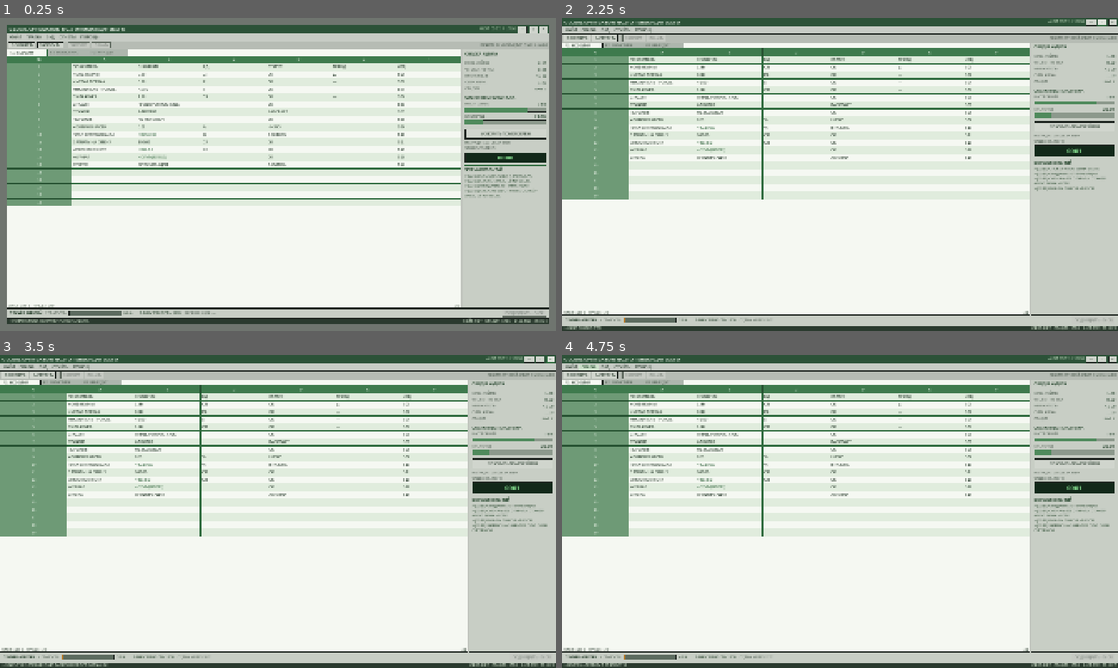
Above: before the commit, frames 1-4 (two rows, left to right).
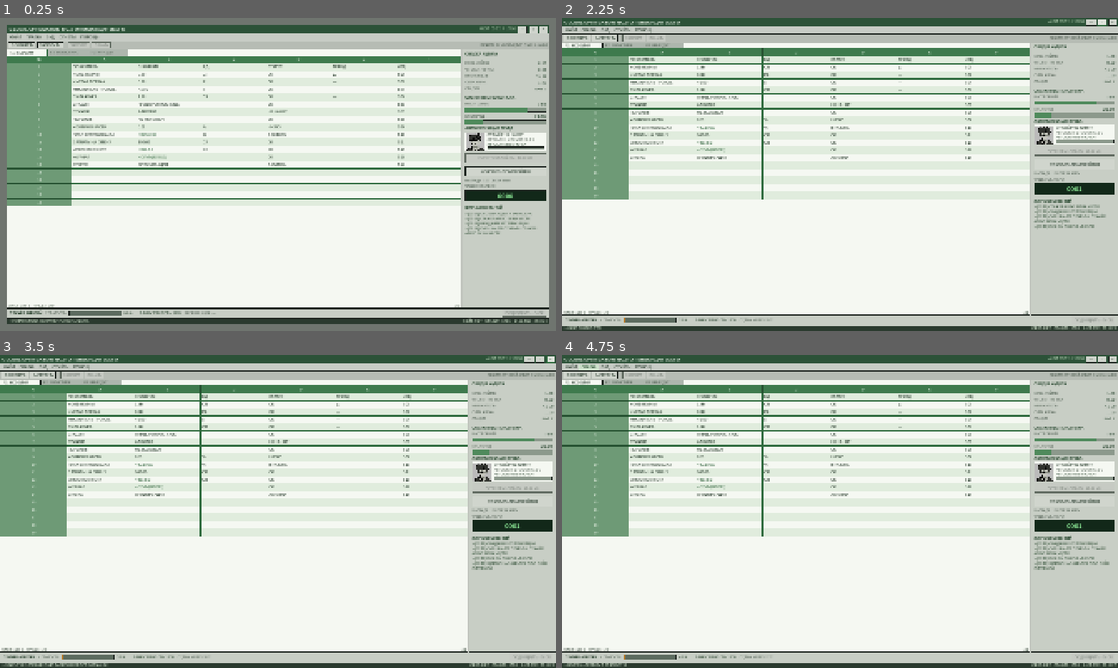
Above: after the commit, the same moments.

Repository: idlersgenii/Global-Optimization-Inc
Game: Godot game, scene res://scenes/MainDashboard.tscn
Two runs of this game, one before a commit and one after it. Both use one fixed random seed, a clock stepped at 60 frames per second and the inputs below.
Inputs:
- Up to frame 1 (0.25 s): no input
- Up to frame 2 (2.25 s): click "УСКОРИТЬ ПОМОЛ ЗЁРЕН" at 0.5 s; click "—" at 1.25 s; click "□" at 2 s
- Up to frame 3 (3.5 s): click "×" at 2.75 s
- Up to frame 4 (4.75 s): click "ФАЙЛ" at 3.5 s; click "ПРАВКА" at 4.25 s

The runs differ from the first frame. In frame 1, 2.6% of the frame differs, in the area x 48-99%, y 29-70%; in frame 2, 2.8%; in frame 3, 2.8%, in the area x 48-100%, y 27-69%; in frame 4, 2.8%.

Commit message:
Add intern autoclicker with scaling hire cost
InternManager autoload runs a 3s automation cycle for hired interns and asks GameState for grinds only through SignalBus. Hire cost scales 25 CR x 1.15^n, staff count persists in save v3, and MainDashboard shows the Alexey card with portrait, countdown and hire button.

Diff:
--- /dev/null
+++ b/autoload/InternManager.gd
@@ -0,0 +1,84 @@
+extends Node
+## Automation cycle for hired interns.
+##
+## The manager owns only timing and staff count. It learns about hires from
+## SignalBus.intern_hire_state_changed and asks for automatic grinds through
+## SignalBus.intern_auto_grind_requested. It never references GameState, so all
+## economy mutations remain inside GameState and its persistence.
+##
+## Every hired intern performs one automatic grind per interval. The timer
+## starts when the first intern is hired and stops when the staff is empty.
+
+## Seconds between automatic grind cycles. Upgrades may shorten this later.
+const INTERN_AUTO_CLICK_INTERVAL_SEC: float = 3.0
+## How often the countdown is pushed to the UI, in seconds.
+const UI_TICK_SEC: float = 0.2
+
+var _interns_hired: int = 0
+var _click_timer: Timer
+var _ui_timer: Timer
+
+
+func _ready() -> void:
+	_click_timer = Timer.new()
+	_click_timer.name = "InternClickTimer"
+	_click_timer.wait_time = INTERN_AUTO_CLICK_INTERVAL_SEC
+	_click_timer.one_shot = false
+	_click_timer.timeout.connect(_on_click_timer_timeout)
+	add_child(_click_timer)
+
+	_ui_timer = Timer.new()
+	_ui_timer.name = "InternUiTimer"
+	_ui_timer.wait_time = UI_TICK_SEC
+	_ui_timer.autostart = true
+	_ui_timer.timeout.connect(_emit_automation_tick)
+	add_child(_ui_timer)
+
+	SignalBus.intern_hire_state_changed.connect(_on_intern_hire_state_changed)
+	SignalBus.game_loaded.connect(_on_game_loaded)
+	SignalBus.game_reset.connect(_on_game_reset)
+
+
+## Starts or stops the automation cycle when the staff size changes. Restarting
+## the timer here also gives the player a full interval after every hire and
+## after loading a save.
+func _on_intern_hire_state_changed(interns_hired: int, _hire_cost: float) -> void:
+	_interns_hired = maxi(interns_hired, 0)
+	if _interns_hired > 0:
+		_click_timer.start()
+	else:
+		_click_timer.stop()
+	_emit_automation_tick()
+
+
+func _on_click_timer_timeout() -> void:
+	if _interns_hired <= 0:
+		_click_timer.stop()
+		return
+
+	SignalBus.intern_auto_grind_requested.emit(
+		SignalBus.INTERN_ALEXEY_ID,
+		_interns_hired
+	)
+	_emit_automation_tick()
+
+
+func _emit_automation_tick() -> void:
+	var seconds_left := 0.0
+	if _interns_hired > 0 and not _click_timer.is_stopped():
+		seconds_left = _click_timer.time_left
+	SignalBus.intern_automation_tick.emit(
+		_interns_hired,
+		seconds_left,
+		INTERN_AUTO_CLICK_INTERVAL_SEC
+	)
+
+
+func _on_game_loaded(_slot: StringName) -> void:
+	_emit_automation_tick()
+
+
+func _on_game_reset() -> void:
+	_interns_hired = 0
+	_click_timer.stop()
+	_emit_automation_tick()
--- a/autoload/game_state.gd
+++ b/autoload/game_state.gd
@@ -9,7 +9,7 @@
 ## decides whether to call `load_game()` when `has_save()` is true.
 
 const SAVE_PATH: String = "user://savegame.json"
-const SAVE_VERSION: int = 2
+const SAVE_VERSION: int = 3
 const DEFAULT_SAVE_SLOT: StringName = &"default"
 
 const FATIGUE_MAX: float = 100.0
@@ -41,6 +41,10 @@
 ## after the player lets Alexey rest for this long.
 const CHEER_OVERUSE_WINDOW_SEC: float = 20.0
 const EXHAUSTED_EFFICIENCY: float = 0.5
+## First hired intern (autoclicker). Every hire costs
+## INTERN_BASE_COST * INTERN_COST_GROWTH^n, where n is the current staff size.
+const INTERN_BASE_COST: float = 25.0
+const INTERN_COST_GROWTH: float = 1.15
 
 ## Fiat credits, called "coffee coins" in the game.
 var coffee_coins: float = 0.0
@@ -56,6 +60,9 @@
 ## One of the values in SignalBus.GameScale.
 var current_stage: int = SignalBus.GameScale.CAFE
 
+## Number of hired interns automating manual grinds.
+var interns_hired: int = 0
+
 ## Intern Alexey: fatigue fills after clicks; at 100 % his efficiency halves.
 var intern_fatigue: float = 0.0
 var intern_efficiency: float = 1.0
@@ -65,7 +72,7 @@
 
 ## One-second ticks left in the post-click fatigue window.
 var _fatigue_window_ticks: int = 0
-## Engine time (msec) of the last manual grind click.
+## Engine time (msec) of the last grind click, manual or automated.
 var _last_activity_msec: int = 0
 ## Cached total-recovery state, used to emit edge-triggered changes.
 var _natural_recovery_active: bool = false
@@ -79,6 +86,7 @@
 
 func _ready() -> void:
 	_last_activity_msec = Time.get_ticks_msec()
+	SignalBus.intern_auto_grind_requested.connect(_on_intern_auto_grind_requested)
 
 
 # --- Coffee coins ----------------------------------------------------------
@@ -140,6 +148,48 @@
 	_emit_coffee_changed()
 	return reward
 
+# --- Intern hiring and automation ------------------------------------------
+
+## Current price for the next intern: base cost scaled exponentially by the
+## number of interns already on staff. Rounded to cents for UI consistency.
+func get_intern_hire_cost() -> float:
+	var raw_cost := INTERN_BASE_COST * pow(INTERN_COST_GROWTH, interns_hired)
+	return roundf(raw_cost * 100.0) / 100.0
+
+
+## True when the player can afford the next intern.
+func can_hire_intern() -> bool:
+	return coffee_coins >= get_intern_hire_cost()
+
+
+## Adds one intern to the staff. Hiring itself is the only thing the UI calls
+## directly; the automation cycle is owned by the InternManager autoload.
+func hire_intern() -> bool:
+	if not can_hire_intern():
+		return false
+
+	var cost := get_intern_hire_cost()
+	if not spend_coffee(cost):
+		return false
+
+	interns_hired += 1
+	SignalBus.intern_hire_state_changed.emit(interns_hired, get_intern_hire_cost())
+	SignalBus.employee_hired.emit(SignalBus.INTERN_ALEXEY_ID)
+	return true
+
+
+## InternManager only requests grinds through SignalBus; the actual economy
+## mutation stays in GameState so every balance change still has one owner.
+func _on_intern_auto_grind_requested(employee_id: StringName, count: int) -> void:
+	if employee_id != SignalBus.INTERN_ALEXEY_ID or count <= 0:
+		return
+
+	var total_reward := 0.0
+	for _index in range(count):
+		total_reward += grind_coffee()
+	if total_reward > 0.0:
+		SignalBus.intern_auto_grind_performed.emit(total_reward)
+
 # --- Intern fatigue --------------------------------------------------------
 
 ## Per-frame passive recovery. The base portion only runs after
@@ -162,8 +212,8 @@
 	_sync_efficiency_with_fatigue()
 
 
-## Called on every manual grind click. Activity only pauses the base passive
-## recovery; the temporary cheer buff keeps working through manual labor.
+## Called on every grind click, manual or automated. Activity only pauses the
+## base passive recovery; the temporary cheer buff keeps working through labor.
 func register_activity() -> void:
 	_last_activity_msec = Time.get_ticks_msec()
 
@@ -484,6 +534,7 @@
 		"intern_efficiency": intern_efficiency,
 		"cheer_buff_stacks": _cheer_buff_stacks,
 		"cheer_buff_remaining_sec": get_cheer_buff_remaining(),
+		"interns_hired": interns_hired,
 		"current_stage": current_stage,
 	}
 
@@ -535,6 +586,7 @@
 	_cheer_ready_at_msec = 0
 	_cheer_overuse_steps = 0
 	_cheer_overuse_until_msec = 0
+	interns_hired = maxi(int(data.get("interns_hired", 0)), 0)
 	current_stage = clampi(
 		int(data.get("current_stage", SignalBus.GameScale.CAFE)),
 		SignalBus.GameScale.CAFE,
@@ -563,6 +615,7 @@
 	_cheer_ready_at_msec = 0
 	_cheer_overuse_steps = 0
 	_cheer_overuse_until_msec = 0
+	interns_hired = 0
 	current_stage = SignalBus.GameScale.CAFE
 
 	_emit_all_changes()
@@ -584,4 +637,5 @@
 		_last_recovery_rate,
 		_natural_recovery_active
 	)
+	SignalBus.intern_hire_state_changed.emit(interns_hired, get_intern_hire_cost())
 	SignalBus.scale_changed.emit(current_stage)
--- a/autoload/signal_bus.gd
+++ b/autoload/signal_bus.gd
@@ -22,6 +22,10 @@
 	WARNING = 1,
 	CRITICAL = 2,
 }
+
+# --- Shared identifiers ----------------------------------------------------
+
+const INTERN_ALEXEY_ID: StringName = &"intern_alexey"
 
 # --- Currency and economy --------------------------------------------------
 
@@ -49,6 +53,11 @@
 signal employee_hired(employee_id: StringName)
 signal employee_fired(employee_id: StringName)
 signal employee_state_changed(employee_id: StringName, state: StringName)
+signal intern_hire_state_changed(interns_hired: int, hire_cost: float)
+## Emitted by InternManager; GameState turns it into real grinds.
+signal intern_auto_grind_requested(employee_id: StringName, count: int)
+signal intern_auto_grind_performed(reward: float)
+signal intern_automation_tick(interns_hired: int, seconds_left: float, interval: float)
 
 # --- Upgrades --------------------------------------------------------------
 
--- a/project.godot
+++ b/project.godot
@@ -20,6 +20,7 @@
 MCPRuntimeServer="*res://addons/godot_mcp_toolkit/runtime/mcp_runtime_server.gd"
 SignalBus="*res://autoload/signal_bus.gd"
 GameState="*res://autoload/game_state.gd"
+InternManager="*res://autoload/InternManager.gd"
 
 [display]
 
--- a/scenes/MainDashboard.tscn
+++ b/scenes/MainDashboard.tscn
@@ -3,6 +3,7 @@
 [ext_resource type="Script" uid="uid://cwohs1f05l3w2" path="res://scripts/main_dashboard.gd" id="1_script"]
 [ext_resource type="Theme" path="res://assets/themes/spreadsheet_theme.tres" id="2_theme"]
 [ext_resource type="PackedScene" path="res://scenes/FatigueComponent.tscn" id="3_fatigue"]
+[ext_resource type="Texture2D" path="res://alexei.png" id="4_alexei"]
 
 [node name="MainDashboard" type="Control" unique_id=1658704504]
 layout_mode = 3
@@ -427,6 +428,66 @@
 value = 21.0
 show_percentage = false
 
+[node name="InternHeader" type="Label" parent="WindowMargin/WindowFrame/WindowLayout/Body/SidePanel/SideLayout"]
+layout_mode = 2
+theme_type_variation = &"SideHeaderLabel"
+text = "АВТОМАТИЗАЦИЯ ТРУДА"
+
+[node name="InternCard" type="PanelContainer" parent="WindowMargin/WindowFrame/WindowLayout/Body/SidePanel/SideLayout"]
+layout_mode = 2
+theme_type_variation = &"CellPanel"
+
+[node name="InternCardLayout" type="HBoxContainer" parent="WindowMargin/WindowFrame/WindowLayout/Body/SidePanel/SideLayout/InternCard"]
+layout_mode = 2
+theme_override_constants/separation = 8
+
+[node name="InternPortrait" type="TextureRect" parent="WindowMargin/WindowFrame/WindowLayout/Body/SidePanel/SideLayout/InternCard/InternCardLayout"]
+unique_name_in_owner = true
+custom_minimum_size = Vector2(64, 64)
+layout_mode = 2
+texture_filter = 1
+texture = ExtResource("4_alexei")
+expand_mode = 1
+stretch_mode = 5
+
+[node name="InternInfo" type="VBoxContainer" parent="WindowMargin/WindowFrame/WindowLayout/Body/SidePanel/SideLayout/InternCard/InternCardLayout"]
+layout_mode = 2
+size_flags_horizontal = 3
+theme_override_constants/separation = 2
+
+[node name="InternStateLabel" type="Label" parent="WindowMargin/WindowFrame/WindowLayout/Body/SidePanel/SideLayout/InternCard/InternCardLayout/InternInfo"]
+unique_name_in_owner = true
+layout_mode = 2
+theme_type_variation = &"CellLabel"
+text = "СТАЖЁР НЕ НАНЯТ"
+
+[node name="InternRateLabel" type="Label" parent="WindowMargin/WindowFrame/WindowLayout/Body/SidePanel/SideLayout/InternCard/InternCardLayout/InternInfo"]
+unique_name_in_owner = true
+layout_mode = 2
+theme_type_variation = &"MutedLabel"
+text = "АВТОКЛИК: ВЫКЛЮЧЕН"
+
+[node name="InternCountdownLabel" type="Label" parent="WindowMargin/WindowFrame/WindowLayout/Body/SidePanel/SideLayout/InternCard/InternCardLayout/InternInfo"]
+unique_name_in_owner = true
+layout_mode = 2
+theme_type_variation = &"FatigueLabel"
+text = "АВТОКЛИК: ВЫКЛЮЧЕН"
+
+[node name="InternProgress" type="ProgressBar" parent="WindowMargin/WindowFrame/WindowLayout/Body/SidePanel/SideLayout/InternCard/InternCardLayout/InternInfo"]
+unique_name_in_owner = true
+custom_minimum_size = Vector2(0, 10)
+layout_mode = 2
+max_value = 3.0
+show_percentage = false
+
+[node name="HireInternButton" type="Button" parent="WindowMargin/WindowFrame/WindowLayout/Body/SidePanel/SideLayout"]
+unique_name_in_owner = true
+custom_minimum_size = Vector2(0, 30)
+layout_mode = 2
+tooltip_text = "Нанять стажёра Алексея для автоматического помола"
+focus_mode = 0
+text = "НАНЯТЬ СТАЖЁРА · 25.00 CR"
+
 [node name="SideSeparator3" type="HSeparator" parent="WindowMargin/WindowFrame/WindowLayout/Body/SidePanel/SideLayout" unique_id=1193008239]
 layout_mode = 2
 
--- a/scripts/main_dashboard.gd
+++ b/scripts/main_dashboard.gd
@@ -51,6 +51,11 @@
 @onready var _morale_percent: Label = %MoralePercent
 @onready var _oxygen_bar: ProgressBar = %OxygenBar
 @onready var _oxygen_percent: Label = %OxygenPercent
+@onready var _intern_state_label: Label = %InternStateLabel
+@onready var _intern_rate_label: Label = %InternRateLabel
+@onready var _intern_countdown_label: Label = %InternCountdownLabel
+@onready var _intern_progress: ProgressBar = %InternProgress
+@onready var _hire_intern_button: Button = %HireInternButton
 @onready var _grind_hint: Label = %GrindHint
 @onready var _grind_button: Button = %GrindButton
 @onready var _cups_value: Label = %CupsValue
@@ -105,6 +110,10 @@
 	SignalBus.intern_exhausted.connect(_on_intern_exhausted)
 	SignalBus.intern_cheered.connect(_on_intern_cheered)
 	SignalBus.natural_recovery_changed.connect(_on_natural_recovery_changed)
+	SignalBus.intern_hire_state_changed.connect(_on_intern_hire_state_changed)
+	SignalBus.intern_automation_tick.connect(_on_intern_automation_tick)
+	SignalBus.intern_auto_grind_performed.connect(_on_intern_auto_grind_performed)
+	SignalBus.employee_hired.connect(_on_employee_hired)
 	SignalBus.scale_changed.connect(_on_stage_changed)
 	SignalBus.game_saved.connect(_on_game_saved)
 	SignalBus.game_loaded.connect(_on_game_loaded)
@@ -115,6 +124,7 @@
 	%SaveButton.pressed.connect(_on_save_pressed)
 	%LoadButton.pressed.connect(_on_load_pressed)
 	_grind_button.pressed.connect(_on_grind_pressed)
+	_hire_intern_button.pressed.connect(_on_hire_intern_pressed)
 	%MinimizeButton.pressed.connect(_on_minimize_pressed)
 	%MaximizeButton.pressed.connect(_on_maximize_pressed)
 	%CloseButton.pressed.connect(_on_close_pressed)
@@ -286,6 +296,8 @@
 	_oxygen_bar.value = 21.0
 	_oxygen_percent.text = "21.0%"
 
+	_refresh_intern_hire_state()
+
 
 func _on_balance_changed(_new_amount: float) -> void:
 	_refresh_all()
@@ -326,6 +338,86 @@
 	_recovery_was_active = active
 
 
+func _refresh_intern_hire_state() -> void:
+	var interns := GameState.interns_hired
+	var cost := GameState.get_intern_hire_cost()
+	var interval := String.num(InternManager.INTERN_AUTO_CLICK_INTERVAL_SEC, 1)
+	var growth_percent := int(roundf((GameState.INTERN_COST_GROWTH - 1.0) * 100.0))
+
+	_intern_state_label.text = (
+		"СТАЖЁР НЕ НАНЯТ" if interns == 0 else "В ШТАТЕ: %d" % interns
+	)
+	if interns <= 1:
+		_intern_rate_label.text = "АВТОКЛИК: 1 ПОМОЛ / %s С" % interval
+	else:
+		_intern_rate_label.text = "АВТОКЛИК: ×%d / %s С" % [interns, interval]
+
+	if interns == 0:
+		_hire_intern_button.text = "НАНЯТЬ СТАЖЁРА · %s CR" % _format_number(cost)
+	else:
+		_hire_intern_button.text = "НАНЯТЬ ЕЩЁ · %s CR" % _format_number(cost)
+	_hire_intern_button.disabled = not GameState.can_hire_intern()
+
+	var tooltip := (
+		"%s: +1 автопомол каждые %s с. Цена: %s CR "
+		+ "(растёт на %d%% с каждым стажёром)."
+	) % [
+		"Нанять стажёра Алексея" if interns == 0 else "Нанять ещё одного стажёра",
+		interval,
+		_format_number(cost),
+		growth_percent,
+	]
+	if not GameState.can_hire_intern():
+		tooltip += " Не хватает кофе-коинов."
+	_hire_intern_button.tooltip_text = tooltip
+
+	_update_cell(Vector2i(3, 7), "НЕ НАНЯТ" if interns == 0 else "АВТОКЛИК ×%d" % interns)
+
+	if interns == 0:
+		_intern_countdown_label.text = "АВТОКЛИК ВЫКЛЮЧЕН"
+		_intern_progress.max_value = InternManager.INTERN_AUTO_CLICK_INTERVAL_SEC
+		_intern_progress.value = 0.0
+
+
+func _on_intern_hire_state_changed(_interns_hired: int, _hire_cost: float) -> void:
+	_refresh_intern_hire_state()
+
+
+func _on_intern_automation_tick(
+	interns_hired: int, seconds_left: float, interval: float
+) -> void:
+	if interns_hired <= 0:
+		_intern_countdown_label.text = "АВТОКЛИК ВЫКЛЮЧЕН"
+		_intern_progress.max_value = maxf(interval, 0.001)
+		_intern_progress.value = 0.0
+		return
+
+	_intern_countdown_label.text = (
+		"СЛЕДУЮЩИЙ ПОМОЛ: %s С" % String.num(seconds_left, 1)
+	)
+	_intern_progress.max_value = maxf(interval, 0.001)
+	_intern_progress.value = seconds_left
+
+
+func _on_intern_auto_grind_performed(_reward: float) -> void:
+	_flash_coffee_cell()
+
+
+func _on_employee_hired(employee_id: StringName) -> void:
+	if employee_id != SignalBus.INTERN_ALEXEY_ID:
+		return
+
+	var count := GameState.interns_hired
+	var interval := String.num(InternManager.INTERN_AUTO_CLICK_INTERVAL_SEC, 1)
+	if count <= 1:
+		_set_status("СТАЖЁР АЛЕКСЕЙ НАНЯТ: АВТОПОМОЛ КАЖДЫЕ %s С" % interval)
+		_push_ticker("HR: СТАЖЁР АЛЕКСЕЙ ОФОРМЛЕН. РУЧНОЙ ТРУД ОПТИМИЗИРОВАН.")
+	else:
+		_set_status("НАНЯТ ЕЩЁ ОДИН СТАЖЁР: ВСЕГО %d" % count)
+		_push_ticker("HR: АВТОМАТИЗАЦИЯ УСИЛЕНА. В ШТАТЕ: %d." % count)
+	_refresh_intern_hire_state()
+
+
 func _on_stage_changed(new_stage: int) -> void:
 	_refresh_all()
 	if new_stage != _last_stage:
@@ -385,6 +477,17 @@
 	_play_click_sound()
 	_set_status("ПОМОЛ УСКОРЕН. БАЛАНС: %s CR" % _format_number(GameState.coffee_coins))
 	_push_ticker("РУЧНОЙ ПОМОЛ: +%s CR" % _format_number(reward))
+
+
+func _on_hire_intern_pressed() -> void:
+	if GameState.hire_intern():
+		return
+
+	_set_status(
+		"НАЙМ НЕДОСТУПЕН: НУЖНО %s CR"
+		% _format_number(GameState.get_intern_hire_cost())
+	)
+	_push_ticker("HR: ЗАЯВКА НА НАЙМ ОТКЛОНЕНА. БЮДЖЕТ НЕ СОГЛАСОВАН.")
 
 
 func _on_menu_pressed(title: String) -> void:
Binary file added: alexei.png
Not shown, added: alexei.png.import
Not shown, added: autoload/InternManager.gd.uid
